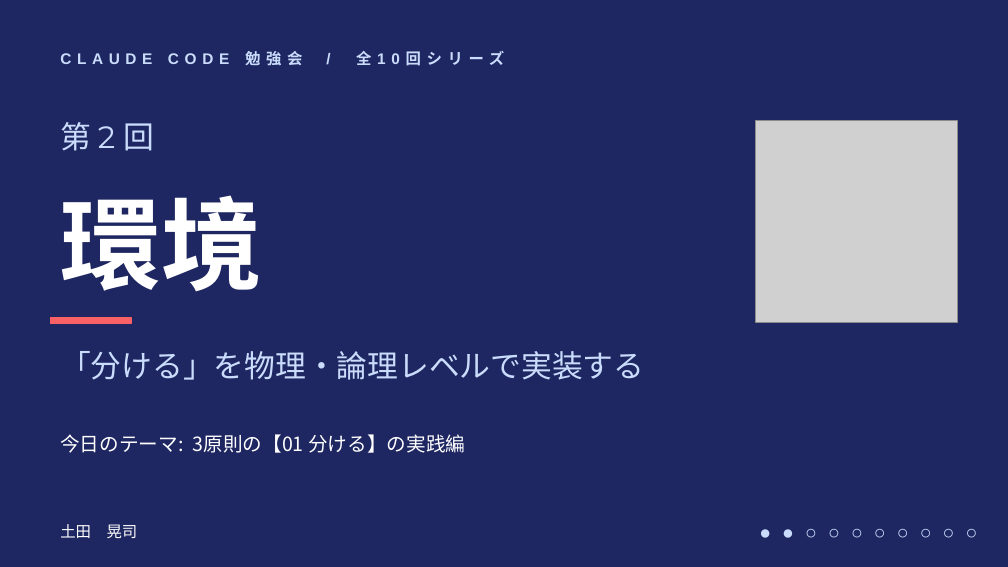
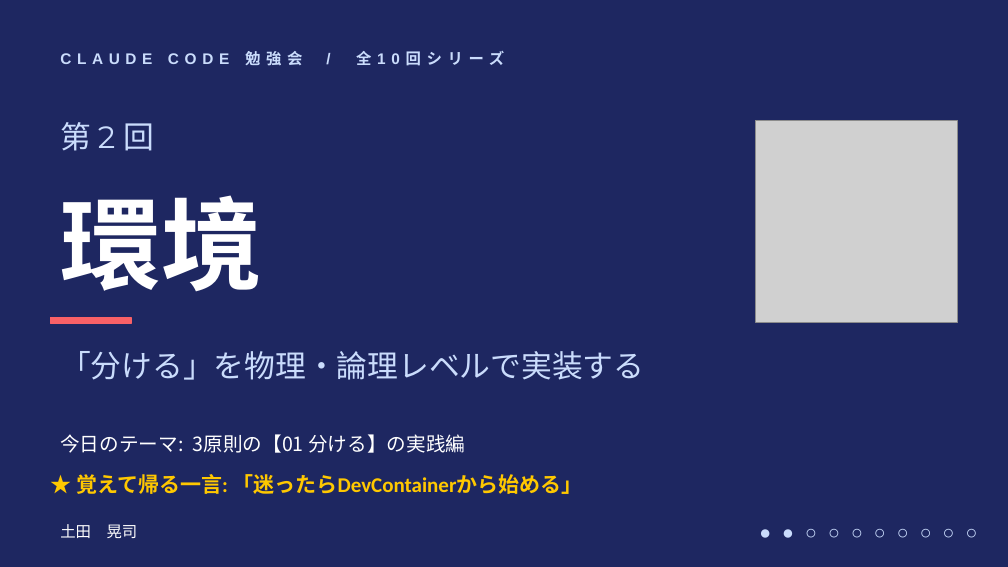
Before and after one commit to ktsuchida11/ClaudeWorkshop, a slide deck: slide 1 of session2/session2_full.pptx. Drawn at 1008x567 pixels with LibreOffice and Linux fonts; fonts in the diff are those of the drawing; grey boxes stand for pictures. Boxes give left, top, right and bottom in pixels: in the first picture for what was removed or moved away, otherwise in the second. Text is boxed around its words. In the diff, an @@ line names an element or a change of style, - is before the commit and + after.

```diff
--- a/session2/session2_full.pptx
+++ b/session2/session2_full.pptx
@@ text added at <box>76,474,583,494</box>, 15 pt, text #FFC800, bold @@
+★ 覚えて帰る一言: 「迷ったらDevContainerから始める」
```
Also in this commit, not shown: 5 other slides changed, 1 slide added.
